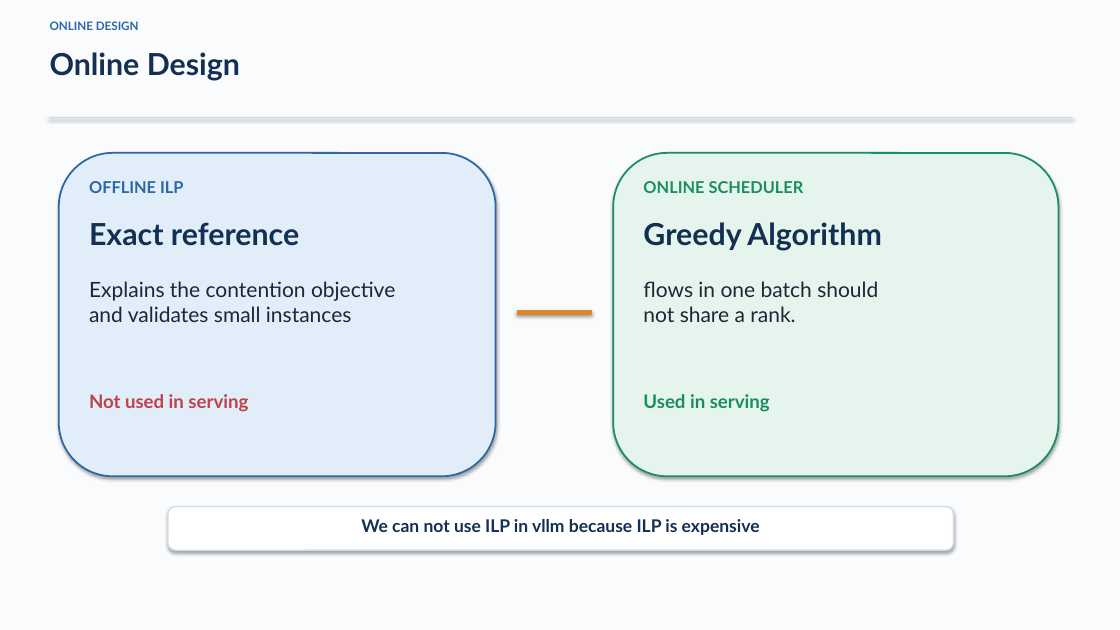
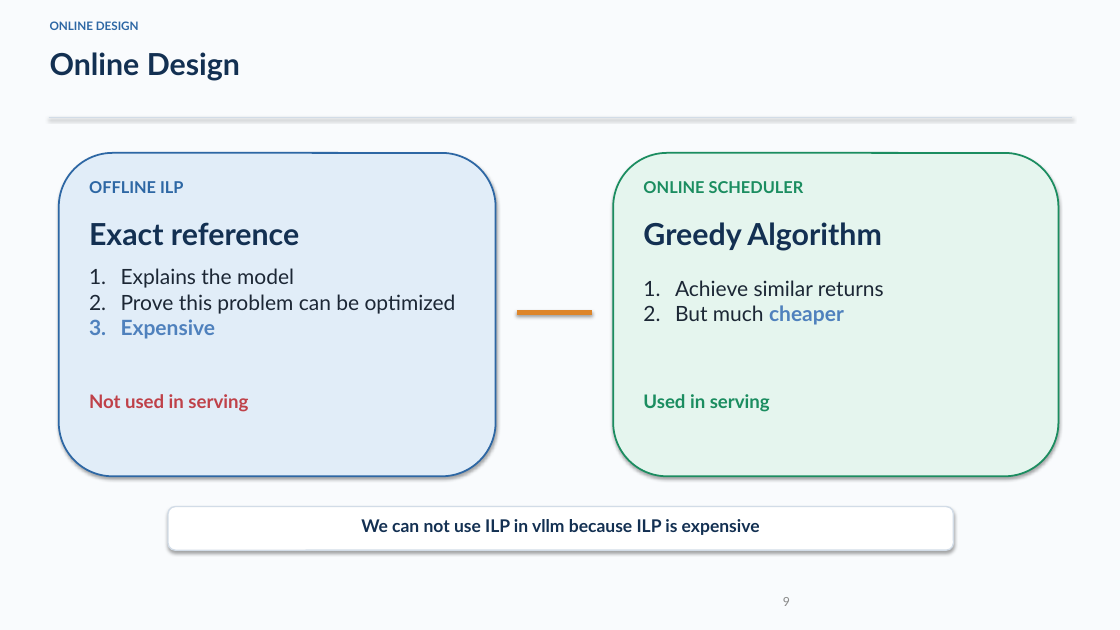
Before and after one commit to DOCCA0/vllm, a slide deck: slide 9 of benchmarks/eplb_rebalance/presentation/eplb_migration_batching.pptx (slide 8 before the commit). Drawn at 1120x630 pixels with LibreOffice and Linux fonts; fonts in the diff are those of the drawing. Boxes give left, top, right and bottom in pixels: in the first picture for what was removed or moved away, otherwise in the second. Text is boxed around its words. In the diff, an @@ line names an element or a change of style, - is before the commit and + after.

```diff
--- a/benchmarks/eplb_rebalance/presentation/eplb_migration_batching.pptx
+++ b/benchmarks/eplb_rebalance/presentation/eplb_migration_batching.pptx
@@ text at [121, 268, 456, 339]: text changed @@
-Explains the contention objective
-and validates small instances
+1. Explains the model
+2. Prove this problem can be optimized
+3. Expensive
@@ text at [675, 280, 884, 325]: text changed @@
-flows in one batch should
-not share a rank.
+1. Achieve similar returns
+2. But much cheaper
@@ page number added at [783, 597, 790, 606], 12 pt, text #8C8C8C @@
+9
```
Also in this commit, not shown: 15 other slides changed, 1 slide added, 6 other files.
